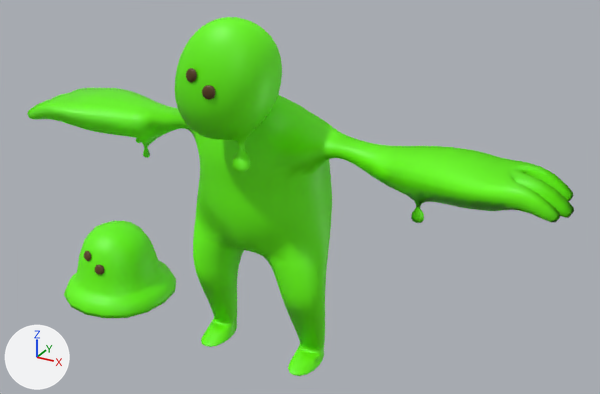
Before and after pictures for a commit that changed the FBX model Assets/Characters/Blobert/animations/idle.fbx.
One viewpoint serves both versions: a 50 mm camera at (1.145, -1.797, 1.46) aimed at (0.103, 0.097, 0.513). The lights are fixed; the arrows at lower left show +X, +Y and +Z. Where no turn or scale is listed for an object, it has been applied to the vertices.

The first picture shows 'blobert_mesh', 'polySurface2'.
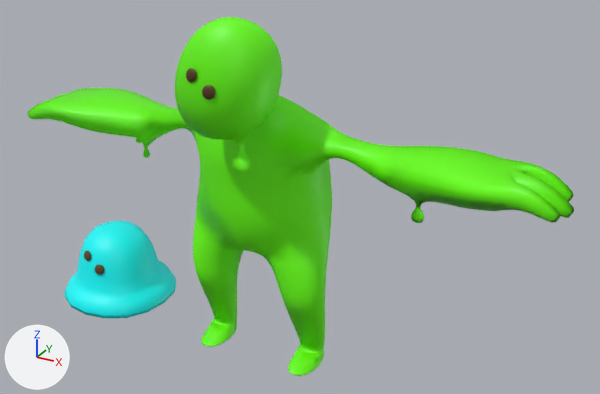
The change, as a diff of the scene's bpy script:
```diff
--- a/Assets/Characters/Blobert/animations/idle.fbx.py
+++ b/Assets/Characters/Blobert/animations/idle.fbx.py
@@ mat_lambert2 @@
+mat_lambert2 = principled_material('lambert2')
+mat_lambert2.base_color = (0.0, 0.978, 1.0)  # cyan #00fdff
@@ me_mesh_001 @@
 me_mesh_001.from_pydata(...)  # 511 vertices, 497 faces; spans x -0.185..0.185, y -0.418..-0.033, z 0.002..0.256
 # used by ob_polysurface2; location = (-0.614, 0.347, 0.0)
+# me_mesh_001 part 1: all 209 faces that had it switch from mat_lambert3 (green #69ff00) to mat_lambert2 (cyan #00fcff)
 me_mesh_001.materials.append(mat_lambert4)
```

What differs and where, as boxes (x1, y1, x2, y2) in the pictures (600 x 394 px):
part 1 of me_mesh_001, recoloured (green to cyan)
    both: (64, 221, 176, 318)
